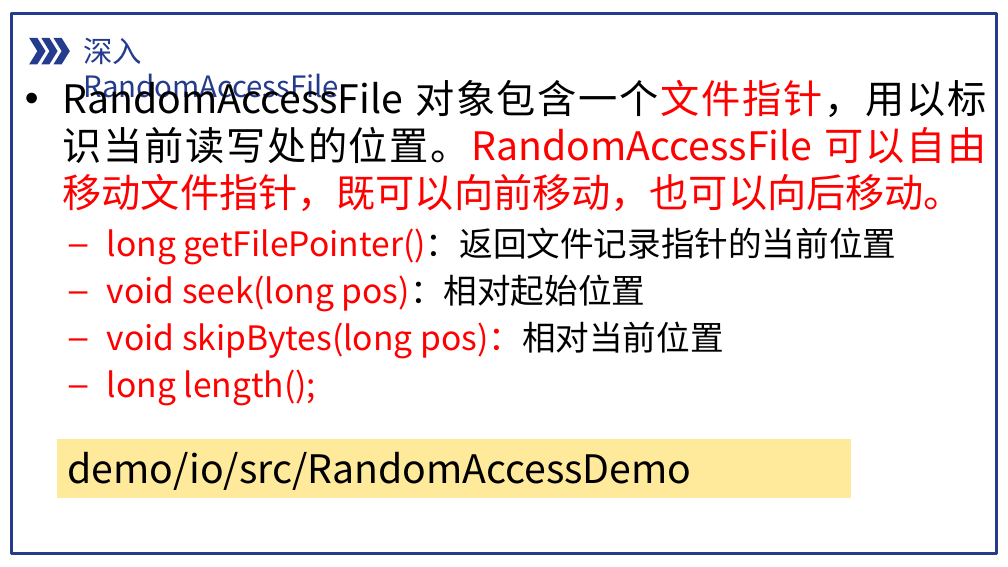
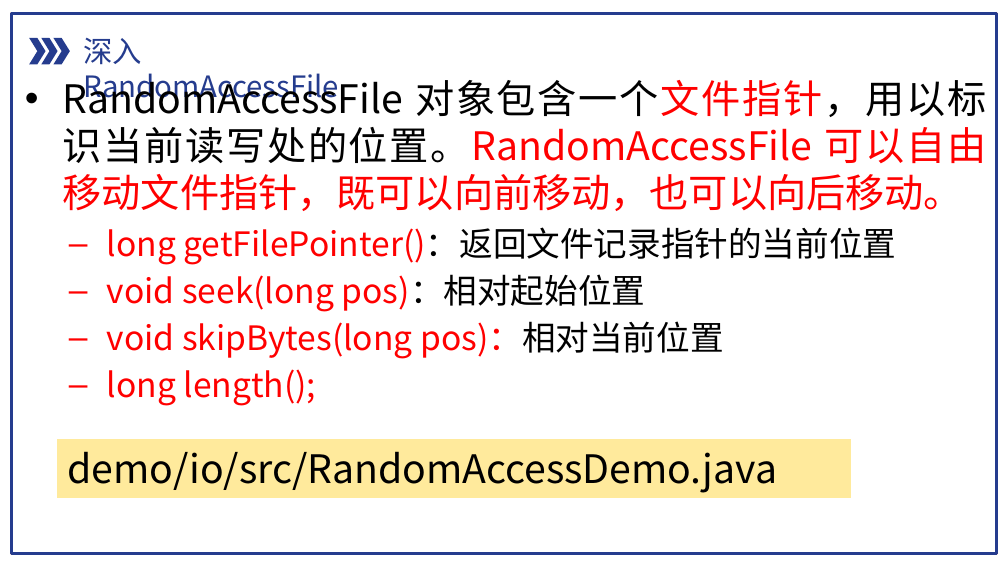
Before and after one commit to pdcxs/java-class-material, a slide deck: slide 46 of slides/10-Java输入输出操作.pptx. Drawn at 1008x567 pixels with LibreOffice and Linux fonts; fonts in the diff are those of the drawing. Boxes give left, top, right and bottom in pixels: in the first picture for what was removed or moved away, otherwise in the second. Text is boxed around its words. In the diff, an @@ line names an element or a change of style, - is before the commit and + after.

```diff
--- a/slides/10-Java输入输出操作.pptx
+++ b/slides/10-Java输入输出操作.pptx
@@ text in rectangle at [67, 451, 777, 493]: text changed @@
-demo/io/src/RandomAccessDemo
+demo/io/src/RandomAccessDemo.java
```
Also in this commit, not shown: 1 other slide changed, 38 other files.
